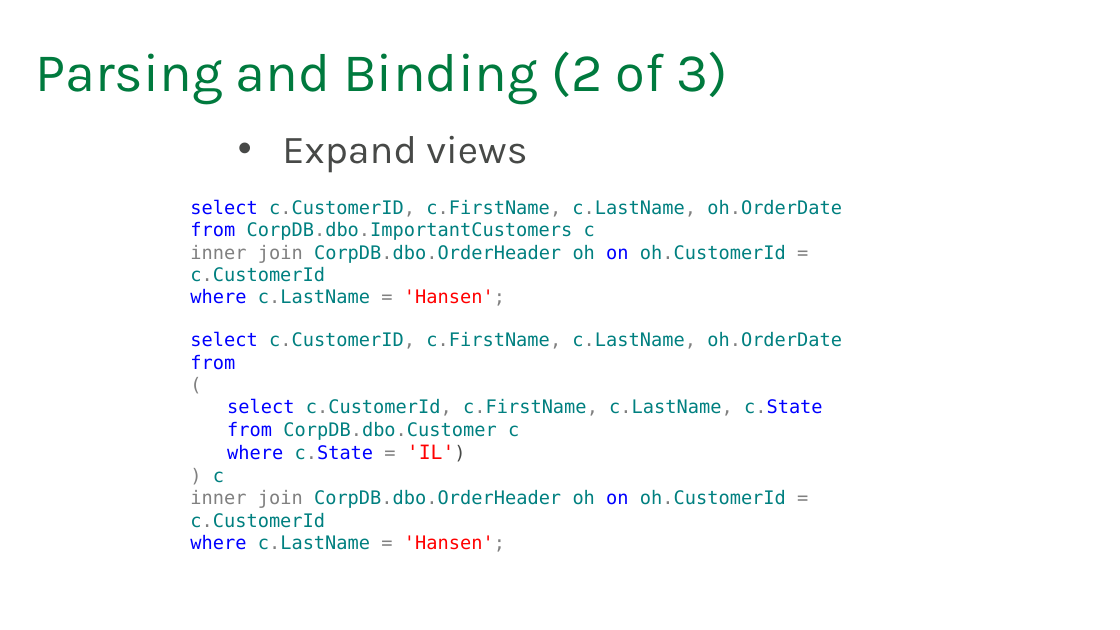
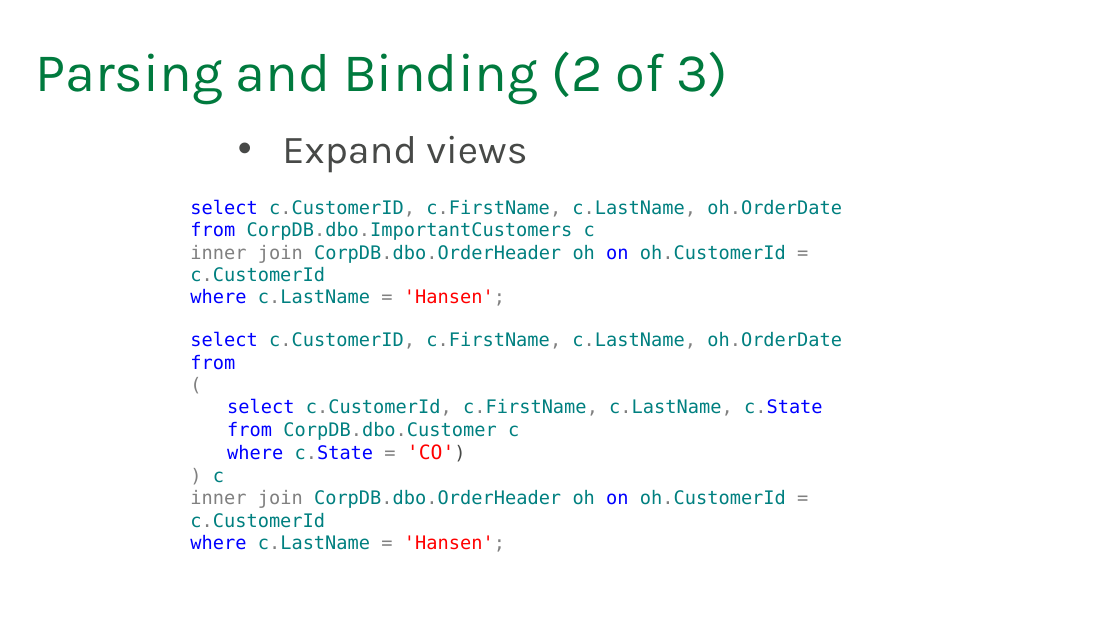
Before and after one commit to tf3604/OptimizerPresentation, a slide deck: slide 28 of Optimizer.pptx. Drawn at 1120x630 pixels with LibreOffice and Linux fonts; fonts in the diff are those of the drawing; background and template pictures are left out. Boxes give left, top, right and bottom in pixels: in the first picture for what was removed or moved away, otherwise in the second. Text is boxed around its words. In the diff, an @@ line names an element or a change of style, - is before the commit and + after.

```diff
--- a/Optimizer.pptx
+++ b/Optimizer.pptx
@@ text at <box>227,444,454,460</box>: text changed @@
-  where c.State = 'IL')
+  where c.State = 'CO')
```
Also in this commit, not shown: 15 other slides changed, 1 other file.
